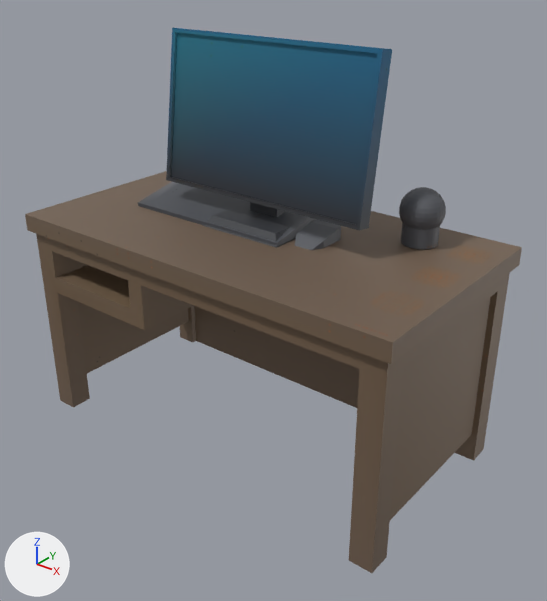
Renders of the glTF model unity/Assets/Art/BlenderBaked/prop-desk/mesh_prop-desk.glb from each side of a commit.
Rendered twice from a 50 mm lens placed at (1.721, -1.114, 1.279), pointed at (0.615, 0.268, 0.422). Every picture has the same lights, and +X, +Y and +Z are marked at lower left. The picture after the commit comes second. Vertices at exactly the same position are counted once.

Objects in the first picture: 'mesh_prop-desk'.
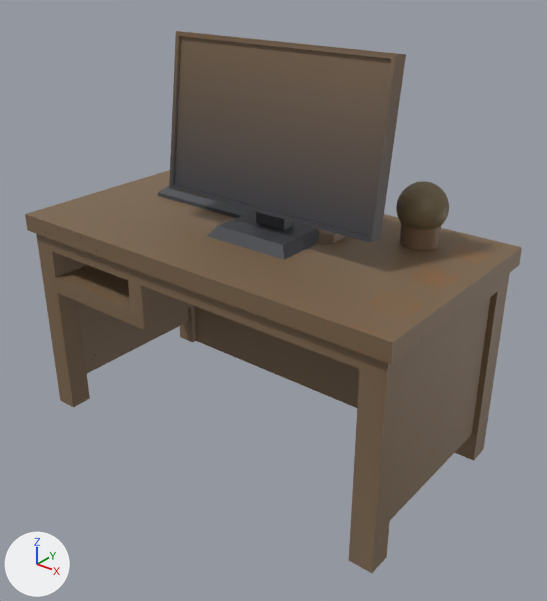
Changed parts and their boxes (x1, y1, x2, y2) in the pictures (547 x 601 px; the box of a moved part takes in the faces that stretch with it):
'mesh_prop-desk', reshaped
    before: (25, 28, 522, 573)
    after: (25, 31, 522, 573)
part 1 of me_mesh_desk, moved or reshaped
    before: (166, 28, 392, 248)
    after: (169, 31, 406, 260)
part 2 of me_mesh_desk, moved or reshaped
    before: (138, 182, 317, 246)
    after: (158, 186, 310, 227)
part 3 of me_mesh_desk, moved or reshaped
    before: (295, 220, 341, 250)
    after: (310, 226, 347, 245)
part 4 of me_mesh_desk, moved or reshaped
    before: (399, 187, 446, 230)
    after: (396, 181, 449, 230)
part 5 of me_mesh_desk, recoloured
    both: (133, 31, 495, 330)

The change, as a list of edits to the scene's bpy script:
```text
Change me_mesh_desk:
    where me_mesh_desk.from_pydata(...)  # 717 vertices, 1411 faces; spans x -0.016..1.124, y -0.016..0.59, z 0.0..1.062
    used by ob_mesh_prop_desk; location = (0.0, 0.0, 0.0)
    me_mesh_desk part 1: the loose piece of 38 vertices spanning x 0.244..0.865, y 0.217..0.382, z 0.596..1.062 is moved by (0.06, -0.048, 0.0)
    me_mesh_desk part 2: the loose piece of 18 vertices spanning x 0.172..0.663, y 0.221..0.426, z 0.595..0.643 is moved by (-0.023, 0.097, 0.0)
    me_mesh_desk part 3: the loose piece of 32 vertices spanning x 0.674..0.755, y 0.248..0.387, z 0.591..0.629 is moved by (0.0, 0.042, 0.0)
    me_mesh_desk part 4: 482 of 717 vertices moved; they spanned x 0.864..0.974, y 0.402..0.512, z 0.627..0.737 and now span x 0.857..0.981, y 0.395..0.519, z 0.627..0.751; mean shift (0.0, 0.0, 0.007); largest move (0.912, 0.449, 0.628) -> (0.919, 0.457, 0.751)
    me_mesh_desk part 5: 1165 kept faces spanning x -0.016..1.124, y -0.016..0.59, z 0.0..1.062 get new vertex colours; the middle colour goes from grey #a2a6ad to beige #dbbf8c
```
